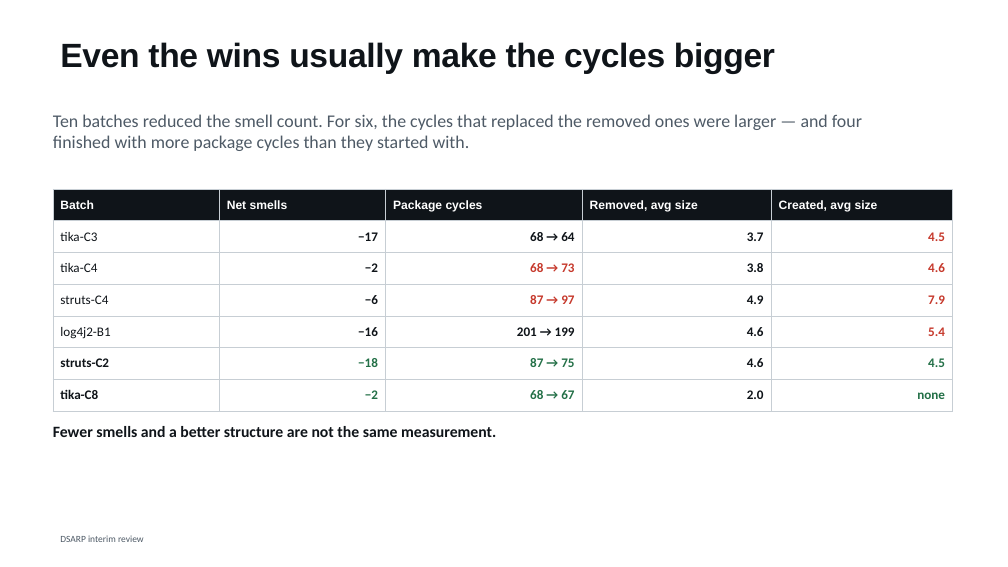
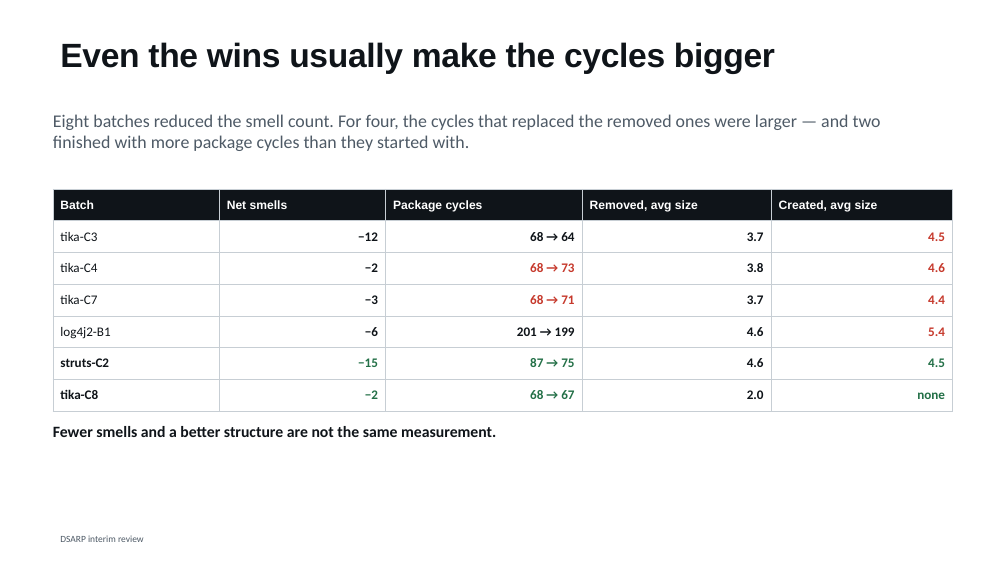
Before and after one commit to shimoriki/DSARPProject, a slide deck: slide 16 of docs/DSARP_interim_review.pptx (slide 15 before the commit). Drawn at 1008x567 pixels with LibreOffice and Linux fonts; fonts in the diff are those of the drawing. Boxes give left, top, right and bottom in pixels: in the first picture for what was removed or moved away, otherwise in the second. Text is boxed around its words. In the diff, an @@ line names an element or a change of style, - is before the commit and + after.

```diff
--- a/docs/DSARP_interim_review.pptx
+++ b/docs/DSARP_interim_review.pptx
@@ text at box(53, 114, 881, 151): text changed @@
-Ten batches reduced the smell count. For six, the cycles that replaced the removed ones were larger — and four finished with more package cycles than they started with.
+Eight batches reduced the smell count. For four, the cycles that replaced the removed ones were larger — and two finished with more package cycles than they started with.
@@ table at box(53, 189, 953, 403) @@
-row 2, column 2: −17
+row 2, column 2: −12
-row 4: struts-C4 | −6 | 87 → 97 | 4.9 | 7.9
+row 4: tika-C7 | −3 | 68 → 71 | 3.7 | 4.4
-row 5, column 2: −16
+row 5, column 2: −6
-row 6, column 2: −18
+row 6, column 2: −15
```
Also in this commit, not shown: 6 other slides changed, 1 slide added, 11 other files.
